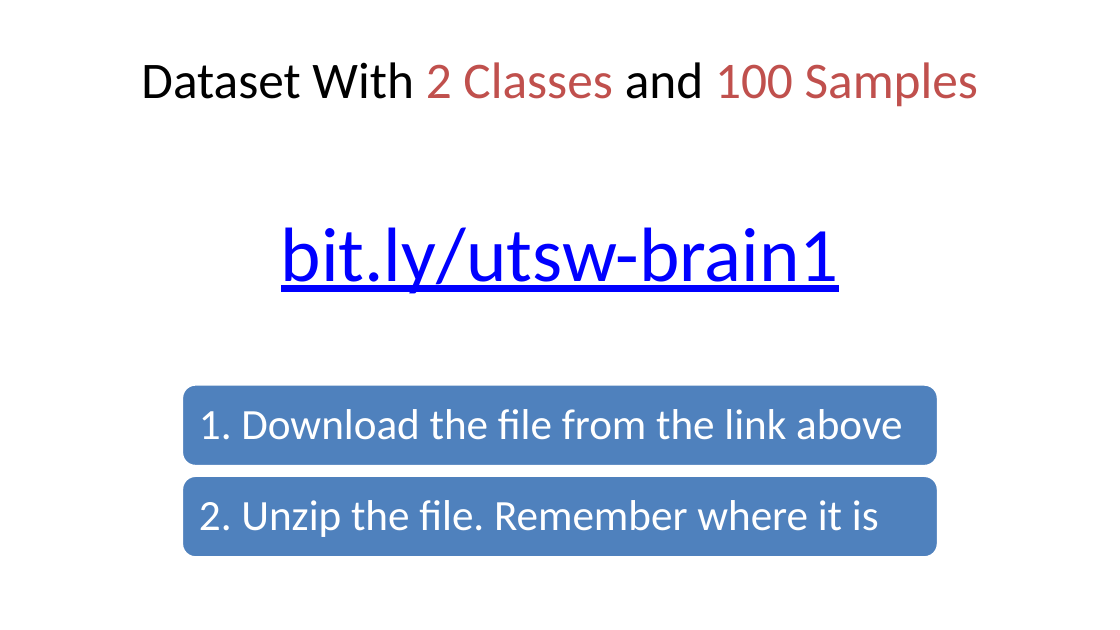
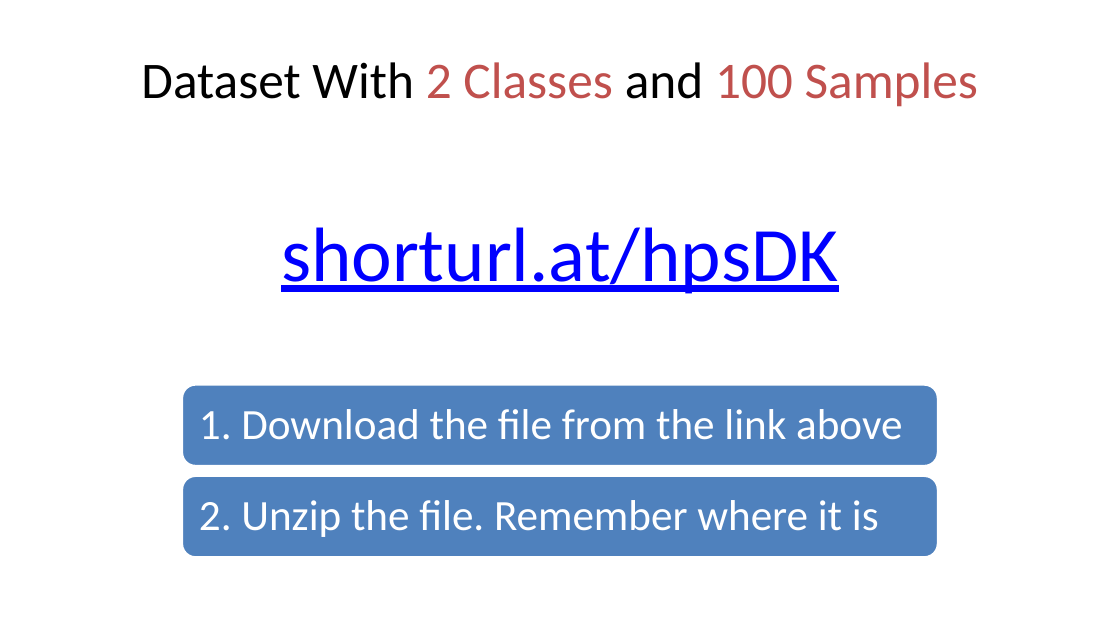
Before and after one commit to paulokuriki/utsw-brain-hemorrhage-lecture, a slide deck: slide 4 of AI_in_Neuroradiology_Presentation.pptx. Drawn at 1120x630 pixels with LibreOffice and Linux fonts; fonts in the diff are those of the drawing. Boxes give left, top, right and bottom in pixels: in the first picture for what was removed or moved away, otherwise in the second. Text is boxed around its words. In the diff, an @@ line names an element or a change of style, - is before the commit and + after.

```diff
--- a/AI_in_Neuroradiology_Presentation.pptx
+++ b/AI_in_Neuroradiology_Presentation.pptx
@@ text at <box>281,227,838,294</box>: text changed @@
-bit.ly/utsw-brain1
+shorturl.at/hpsDK
```
Also in this commit, not shown: 2 other slides changed.
